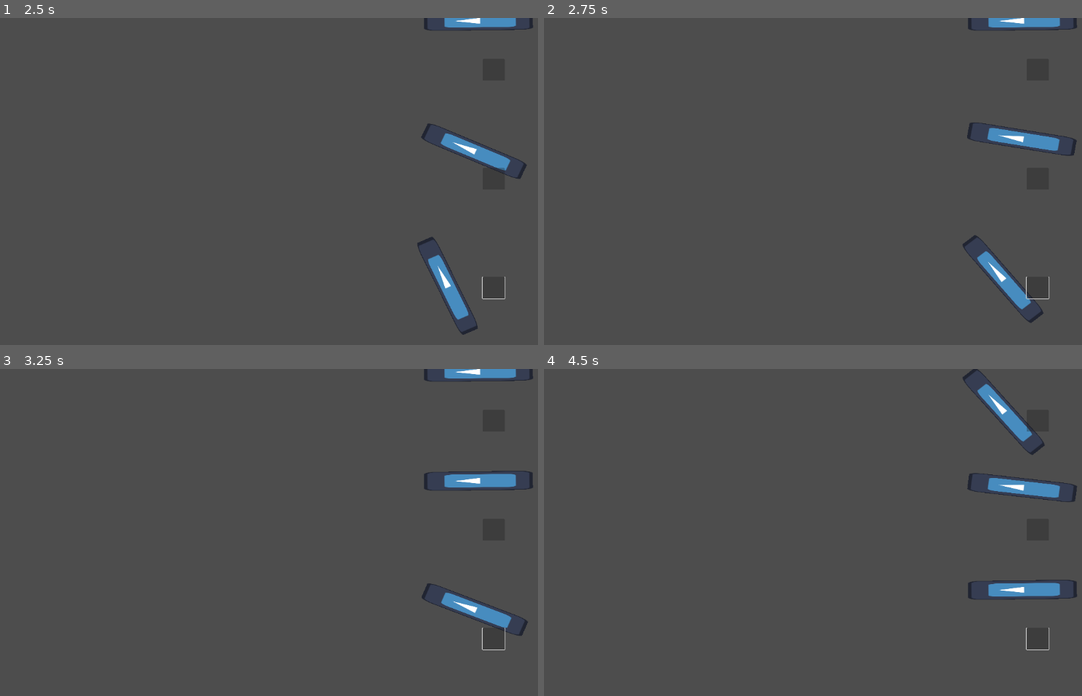
Above: before the commit, frames 1-4 (two rows, left to right).
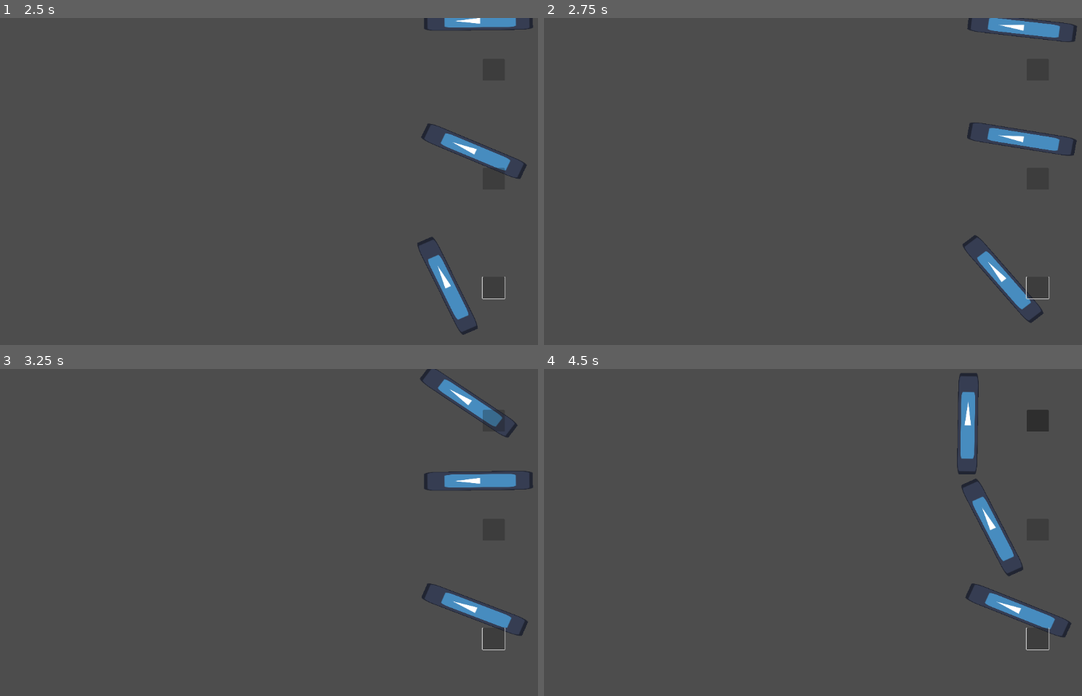
Above: after the commit, the same moments.

Repository: ernykt/fishjam_2
Game: Godot game, scene res://scenes/main.tscn
Same seed, same stepped clock (60 frames per second), same inputs: the game is played once before the commit and once after it. The engine's default icon, where the game draws it, is replaced by a stand-in: a white triangle on a blue panel in a dark square.
Inputs (mouse positions are in pixels of both pictures, inside the frame that each line leads up to):
- Up to frame 1 (2.5 s): click (494, 70) at 0.52 s; click (494, 178) at 1.27 s; click (494, 289) at 2 s
- Up to frame 2 (2.75 s): no input
- Up to frame 3 (3.25 s): no input
- Up to frame 4 (4.5 s): no input

Frame 1 is identical in both runs. In frame 2, 0.6% of the frame differs, in the area x 78-100%, y 0-8%; in frame 3, 1.1%; in frame 4, 4.1%, in the area x 76-100%, y 0-82%.

Commit message:
most stable version

Diff:
--- a/scenes/door_1.tscn
+++ b/scenes/door_1.tscn
@@ -40,5 +40,9 @@
 offset_bottom = 415.0
 scale = Vector2(2.46666, 1)
 
+[node name="DoorCollisionTimer" type="Timer" parent="."]
+wait_time = 0.2
+one_shot = true
+
 [connection signal="body_entered" from="DetectFish" to="." method="_on_detect_fish_body_entered"]
 [connection signal="pressed" from="Button" to="." method="_on_button_pressed"]
--- a/scripts/door_1.gd
+++ b/scripts/door_1.gd
@@ -1,4 +1,6 @@
 extends CharacterBody2D
+
+@onready var door_timer = $DoorCollisionTimer
 
 var can_rotate = true
 var in_position = false
@@ -18,21 +20,23 @@
 	if $DoorSprite.rotation_degrees < -90:
 		can_rotate = true
 		in_position = true
-		$DoorShape.disabled = false
+		#$DoorShape.disabled = false
 		if not disable_collision:
 			disable_collision = true
 			$DoorShape.disabled = true
 	if can_rotate and in_position and timer.is_stopped():
 		$DoorSprite.rotation += 1 * delta
 		disable_collision = false
+		$DoorShape.disabled = false
 	if $DoorSprite.rotation_degrees >= 0:
 		in_position = false
 		$Button.disabled = false
 
 func _on_detect_fish_body_entered(body):
-	$DoorShape.set_deferred("disabled", false)
+	#$DoorShape.set_deferred("disabled", false)
+	pass
 
 func _on_button_pressed():
 	can_rotate = false
 	$Button.disabled = true
-	timer.start(3)
+	timer.start(2)
